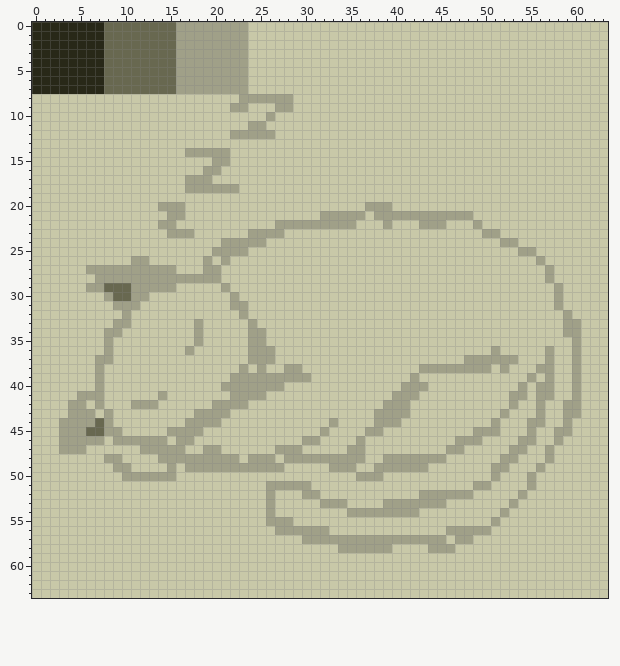
Pixel-art sprite, stored at src/2024/sleeping_cat.png. Above: the version before the commit.
The file is 64x64 pixels.
The same view after the edit:
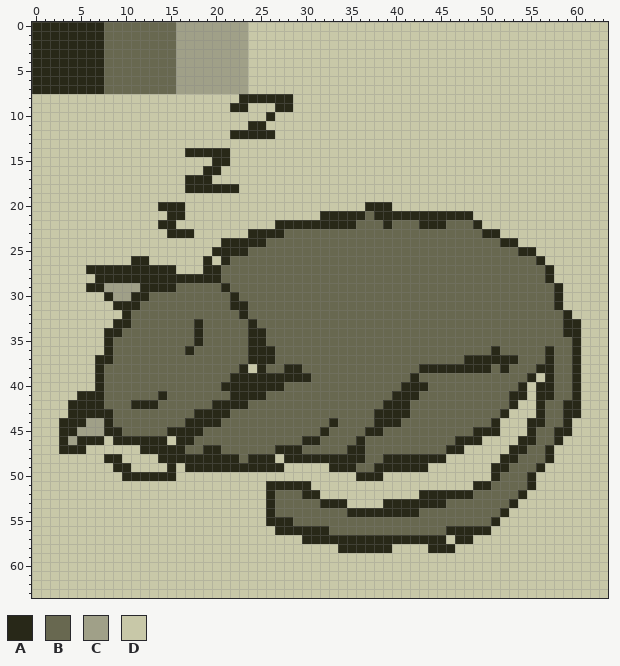
Palette (. is transparent): A #282818  B #686850  C #a0a088  D #c8c8a8
Changes in this commit:
Changed rows in their new state; - is an unchanged pixel.
first column x 3:
 8 --------------------AAAAAA--------------------------------
 9 -------------------AA---AA--------------------------------
10 -----------------------A----------------------------------
11 ---------------------AA-----------------------------------
12 -------------------AAAAA----------------------------------
14 --------------AAAAA---------------------------------------
15 -----------------AA---------------------------------------
16 ----------------AA----------------------------------------
17 --------------AAA-----------------------------------------
18 --------------AAAAAA--------------------------------------
20 -----------AAA--------------------AAA---------------------
21 ------------AA---------------AAAAABAAAAAAAAAAA------------
22 -----------AA-----------AAAAAAAAABBBABBBAAABBBA-----------
23 ------------AAA------AAAABBBBBBBBBBBBBBBBBBBBBBAA---------
24 ------------------AAAAABBBBBBBBBBBBBBBBBBBBBBBBBBAA-------
25 -----------------AAAABBBBBBBBBBBBBBBBBBBBBBBBBBBBBBAA-----
26 --------AA------A-ABBBBBBBBBBBBBBBBBBBBBBBBBBBBBBBBBBA----
27 ---AAAAAAAAAA---AABBBBBBBBBBBBBBBBBBBBBBBBBBBBBBBBBBBBA---
28 ----AAAAAAAAAAAAAABBBBBBBBBBBBBBBBBBBBBBBBBBBBBBBBBBBBA---
29 ---AACCC-AAAABBBBBABBBBBBBBBBBBBBBBBBBBBBBBBBBBBBBBBBBBA--
30 -----ACCAABBBBBBBBBABBBBBBBBBBBBBBBBBBBBBBBBBBBBBBBBBBBA--
31 ------AAABBBBBBBBBBAABBBBBBBBBBBBBBBBBBBBBBBBBBBBBBBBBBA--
32 -------ABBBBBBBBBBBBABBBBBBBBBBBBBBBBBBBBBBBBBBBBBBBBBBBA-
33 ------AABBBBBBBABBBBBABBBBBBBBBBBBBBBBBBBBBBBBBBBBBBBBBBAA
34 -----AABBBBBBBBABBBBBAABBBBBBBBBBBBBBBBBBBBBBBBBBBBBBBBBAA
35 -----ABBBBBBBBBABBBBBAABBBBBBBBBBBBBBBBBBBBBBBBBBBBBBBBBBA
36 -----ABBBBBBBBABBBBBBAAABBBBBBBBBBBBBBBBBBBBBBBBABBBBBABBA
37 ----AABBBBBBBBBBBBBBBAAABBBBBBBBBBBBBBBBBBBBBAAAAAABBBABBA
38 ----ABBBBBBBBBBBBBBBA-ABBAABBBBBBBBBBBBBAAAAAAAABABBBAABBA
39 ----ABBBBBBBBBBBBBBAAAAAAAAABBBBBBBBBBBABBBBBBBBBBBBA-ABBA
40 ----ABBBBBBBBBBBBBAAAAAAABBBBBBBBBBBBBAAABBBBBBBBBBA-AABBA
41 --AAABBBBBBABBBBBBBAAAABBBBBBBBBBBBBBAAABBBBBBBBBBAA-AABBA
42 -AAAABBBAAABBBBBBAAAABBBBBBBBBBBBBBBAAABBBBBBBBBBBA--ABBAA
43 -AAAAABBBBBBBBBAAAABBBBBBBBBBBBBBBBAAAABBBBBBBBBBA---ABBAA
44 AAA-CABBBBBBBBAAAABBBBBBBBBBBBABBBBAAABBBBBBBBBBA---AABBA-
45 AA-CCAABBBBBAAAABBBBBBBBBBBBBABBBBAABBBBBBBBBBAAA---ABBAA-
46 A-AAA-AAAAAA-AABBBBBBBBBBBBAABBBBABBBBBBBBBBAAA----AABBA--
47 AAA------AAAAABBAABBBBBBAAABBBBBAABBBBBBBBBAA-----AABBA---
48 -----AA----AAAAAAAAABAAA-AAAAAAAAABBAAAAAAA------AABBBA---
49 ------AA----A-AAAAAAAAAAA-----AAABBAAAAAA-------AABBBA----
50 -------AAAAAA--------------------AAA------------ABBBA-----
51 -----------------------AAAAA------------------AABBBBA-----
52 -----------------------ABBBAA-----------AAAAAABBBBBA------
53 -----------------------ABBBBBAAA----AAAAAAABBBBBBBA-------
54 -----------------------ABBBBBBBBAAAAAAAABBBBBBBBBA--------
55 -----------------------AAABBBBBBBBBBBBBBBBBBBBBBA---------
56 ------------------------AAAAAABBBBBBBBBBBBBAAAAA----------
57 ---------------------------AAAAAAAAAAAAAAAA-AA------------
58 -------------------------------AAAAAA----AAA--------------
